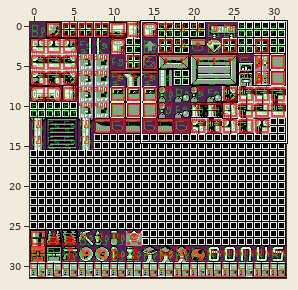
Two states of a Tiled map, gfx/metatiles.tmx. The first picture is a wide view before the edit; the outline marks the close-up.
Close-up. The starting point:
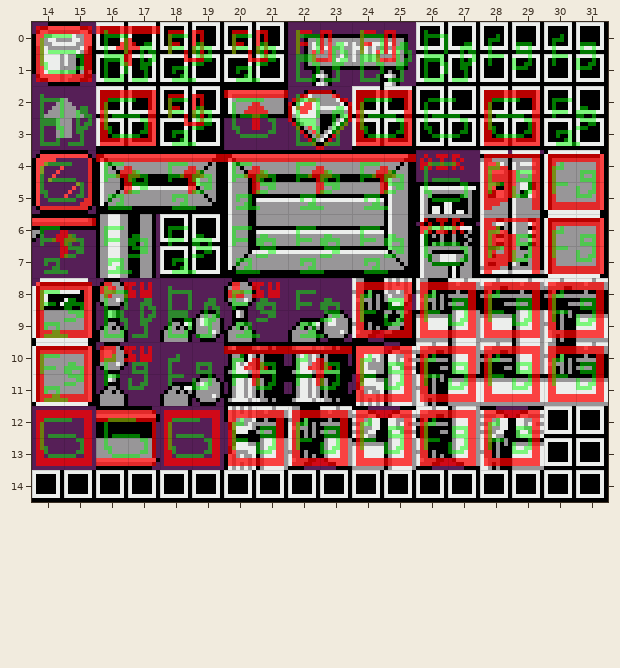
Cells are 8x8 px. Shown: x 14..31, y 0..14. The commit also changed other parts of the map, which this record leaves out.
Once edited:
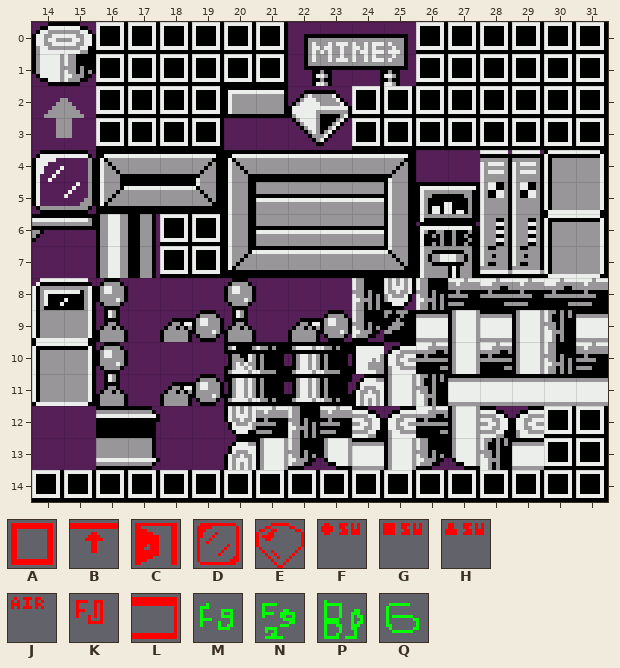
Key: from "behaviours": A 1, B 2, C 3, D 8, E 16, F 27, G 28, H 29, J 32, K 33, L 36; from "colorsets": M 0, N 1, P 2, Q 3.
_ is an empty cell.
What changed:
Layer "Behavior" (now hidden):
The author cleared tile A in row 1 at x 14; in row 3 at x 16, 24 and 28; in row 5 at x 30; in row 7 at x 30; in row 9 at x 14, 24, 26, 28 and 30; in row 11 at x 14, 24, 26, 28 and 30.
The author cleared tile A in row 13 at x 14, 18, 20, 22, 24, 26 and 28.
The author cleared tile B in row 1 at x 16; in row 3 at x 20; in row 5 at x 16, 18, 20, 22 and 24; in row 7 at x 14; in row 11 at x 20 and 22.
The author cleared tile C in row 5 at x 28; in row 7 at x 28.
The author cleared tile D in row 5 at x 14.
The author cleared tile E in row 3 at x 22.
The author cleared tile F in row 9 at x 16.
The author cleared tile G in row 11 at x 16.
The author cleared tile H in row 9 at x 20.
The author cleared tile J in row 5 at x 26; in row 7 at x 26.
The author cleared tile K in row 1 at x 18, 20, 22 and 24; in row 3 at x 18.
The author cleared tile L in row 13 at x 16.
Layer "Color" (now hidden):
The author cleared tile M in row 1 at x 28 and 30; in row 5 at x 28 and 30; in row 7 at x 28 and 30; in row 9 at x 24, 26, 28 and 30; in row 11 at x 16, 18, 20, 22, 24, 26, 28 and 30; in row 13 at x 20, 22, 24, 26 and 28.
The author cleared tile N in row 1 at x 18 and 20; in row 3 at x 18 and 30; in row 5 at x 16, 18, 20, 22 and 24; in row 7 at x 14, 16, 18, 20, 22 and 24; in row 9 at x 14, 20 and 22; in row 11 at x 14.
The author cleared tile P in row 1 at x 16, 22, 24 and 26; in row 3 at x 14 and 22; in row 9 at x 16 and 18.
The author cleared tile Q in row 1 at x 14; in row 3 at x 16, 20, 24, 26 and 28; in row 5 at x 14 and 26; in row 7 at x 26; in row 13 at x 14, 16 and 18.
Where, in picture pixels (left, top, right, bottom), the same in both close-ups:
removed: (32, 26, 604, 466)
